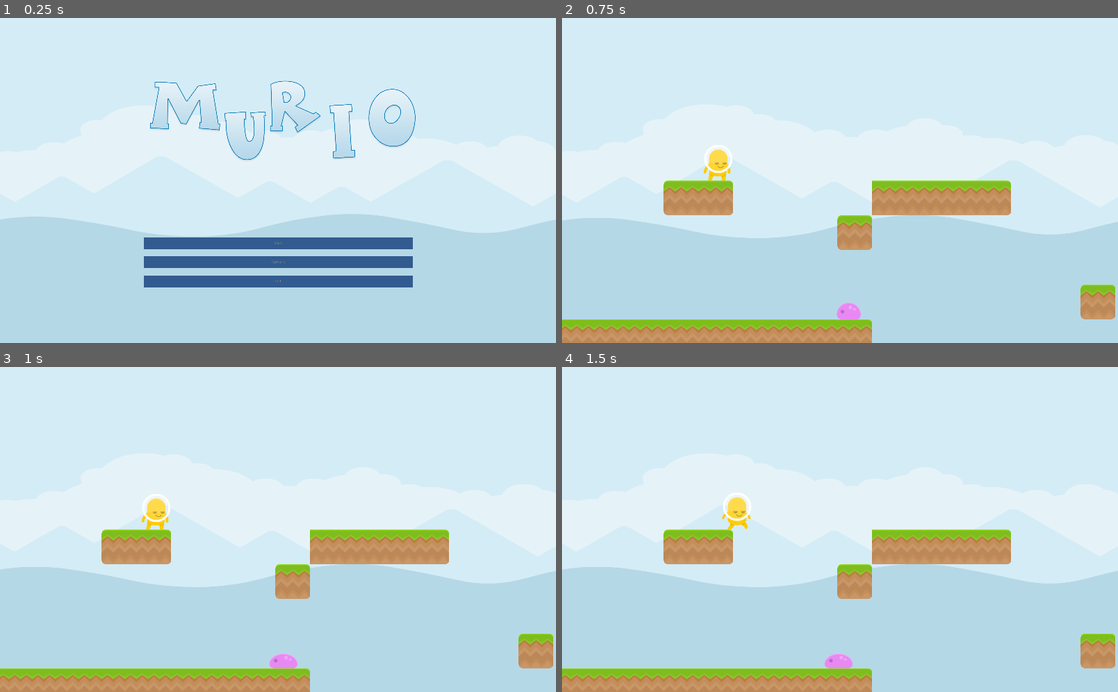
Above: before the commit, frames 1-4 (two rows, left to right).
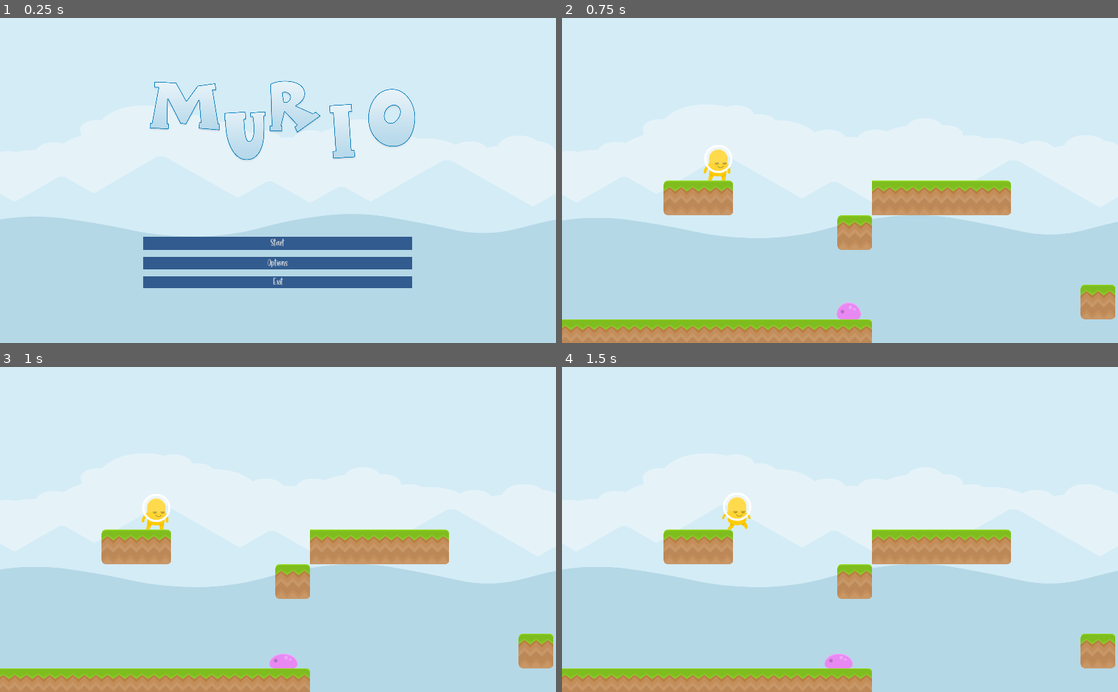
Above: after the commit, the same moments.

Repository: hellensoloviy/murio
Game: Godot game, scene res://scenes/UI/Menu.tscn
The game is run twice, just before and just after one commit, with the same random seed, the same clock (stepped at 60 frames per second) and the same inputs.
Inputs:
- Up to frame 1 (0.25 s): no input
- Up to frame 2 (0.75 s): click "Start" at 0.5 s
- Up to frame 3 (1 s): no input
- Up to frame 4 (1.5 s): tap Enter at 1.25 s; hold D (move_right) from 1.28 s (still down)

The runs differ from the first frame. In frame 1, 1.3% of the frame differs, in the area x 25-75%, y 19-84%; in frame 2, nothing differs; in frame 3, nothing differs; in frame 4, nothing differs.

Commit message:
small fonts update on main menu (GUI)

Diff:
--- a/scenes/UI/Menu.tscn
+++ b/scenes/UI/Menu.tscn
@@ -1,9 +1,10 @@
-[gd_scene load_steps=7 format=2]
+[gd_scene load_steps=11 format=2]
 
 [ext_resource path="res://scenes/UI/Menu.gd" type="Script" id=1]
 [ext_resource path="res://sprites/controls/logo_murio.png" type="Texture" id=2]
 [ext_resource path="res://sprites/backgrounds/uncolored_piramids.png" type="Texture" id=3]
 [ext_resource path="res://sprites/controls/logo_murio_plain.png" type="Texture" id=4]
+[ext_resource path="res://fonts/ Kind and Rich - Personal Use.otf" type="DynamicFontData" id=5]
 
 [sub_resource type="StyleBoxFlat" id=1]
 bg_color = Color( 0.576471, 0.709804, 0.882353, 1 )
@@ -11,9 +12,25 @@
 [sub_resource type="StyleBoxFlat" id=2]
 bg_color = Color( 0.2, 0.360784, 0.564706, 1 )
 
+[sub_resource type="DynamicFont" id=3]
+size = 48
+font_data = ExtResource( 5 )
+
+[sub_resource type="DynamicFont" id=4]
+size = 48
+font_data = ExtResource( 5 )
+
+[sub_resource type="DynamicFont" id=5]
+size = 48
+font_data = ExtResource( 5 )
+
 [node name="MenuScene" type="Control"]
 anchor_right = 1.0
 anchor_bottom = 1.0
+margin_left = -0.92041
+margin_top = -0.330261
+margin_right = -0.92041
+margin_bottom = -0.330322
 script = ExtResource( 1 )
 __meta__ = {
 "_edit_use_anchors_": false
@@ -68,11 +85,12 @@
 [node name="start_button" type="Button" parent="VBoxContainer"]
 margin_top = 80.0
 margin_right = 991.0
-margin_bottom = 124.0
-rect_min_size = Vector2( 0, 44 )
+margin_bottom = 130.0
+rect_min_size = Vector2( 0, 50 )
 rect_pivot_offset = Vector2( 339.611, 22 )
 custom_styles/hover = SubResource( 1 )
 custom_styles/normal = SubResource( 2 )
+custom_fonts/font = SubResource( 3 )
 text = "Start"
 __meta__ = {
 "_edit_use_anchors_": false
@@ -81,11 +99,12 @@
 [node name="options_button" type="Button" parent="VBoxContainer"]
 margin_top = 150.0
 margin_right = 991.0
-margin_bottom = 194.0
+margin_bottom = 200.0
 rect_min_size = Vector2( 0, 44 )
 rect_pivot_offset = Vector2( 339.611, 22 )
 custom_styles/hover = SubResource( 1 )
 custom_styles/normal = SubResource( 2 )
+custom_fonts/font = SubResource( 4 )
 text = "Options"
 __meta__ = {
 "_edit_use_anchors_": false
@@ -94,11 +113,12 @@
 [node name="exit_button" type="Button" parent="VBoxContainer"]
 margin_top = 220.0
 margin_right = 991.0
-margin_bottom = 264.0
+margin_bottom = 270.0
 rect_min_size = Vector2( 0, 44 )
 rect_pivot_offset = Vector2( 339.611, 22 )
 custom_styles/hover = SubResource( 1 )
 custom_styles/normal = SubResource( 2 )
+custom_fonts/font = SubResource( 5 )
 text = "Exit"
 __meta__ = {
 "_edit_use_anchors_": false
